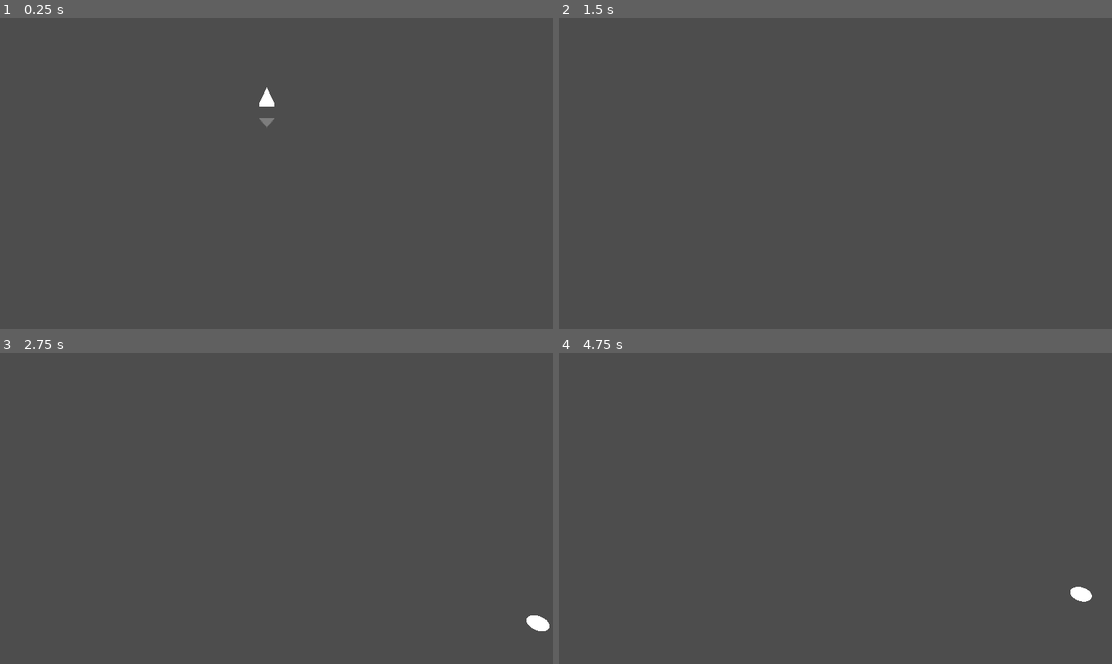
Above: before the commit, frames 1-4 (two rows, left to right).
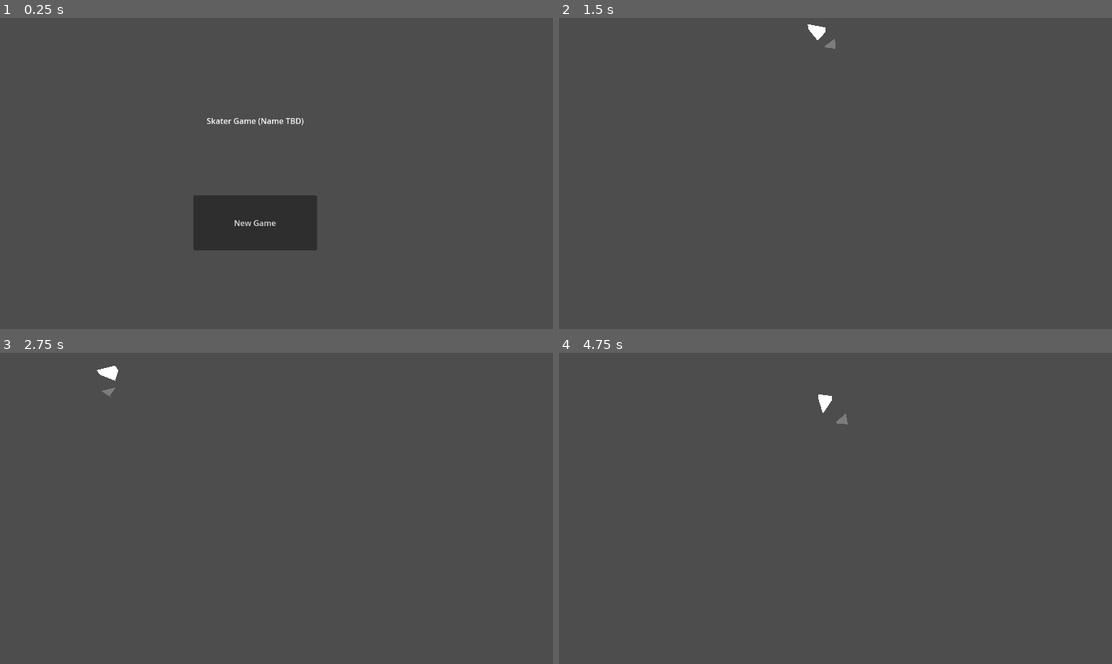
Above: after the commit, the same moments.

Repository: mtthwm/wildjamdec2024
Game: Godot game, scene res://Scenes/Homescreen/control.tscn
The game is run twice, just before and just after one commit, with the same random seed, the same clock (stepped at 60 frames per second) and the same inputs. Before the commit the project starts from res://Scenes/game.tscn.
Inputs (mouse positions are in pixels of both pictures, inside the frame that each line leads up to):
- Up to frame 1 (0.25 s): no input
- Up to frame 2 (1.5 s): click (813, 223) at 0.5 s, where only the run after the commit has a clickable "New Game"; tap Enter (ui_accept) at 1.25 s; move the mouse to (951, 161) at 1.27 s; hold A (a_pressed) from 1.28 s (still down)
- Up to frame 3 (2.75 s): tap Enter (ui_accept) at 1.52, 1.82, 2.27, 2.57 s; tap D (d_pressed) at 1.55, 2.1 s; move the mouse to (154, 530) at 2.02 s; release A (a_pressed) at 2.03 s; tap E (e_pressed) at 2.3 s
- Up to frame 4 (4.75 s): move the mouse to (885, 443) at 2.77 s; hold E (e_pressed) 2.78-3.53 s; tap Q (q_pressed) at 3.05, 3.6 s; move the mouse to (796, 576) at 3.52 s; tap Enter (ui_accept) at 3.77, 4.07, 4.52 s; tap S (s_pressed) at 3.8 s; move the mouse to (995, 561) at 4.27 s; hold S (s_pressed) from 4.28 s (still down); tap W (w_pressed) at 4.55 s

The runs differ from the first frame. In frame 1, 4.2% of the frame differs, in the area x 34-58%, y 22-75%; in frame 2, 0.1%; in frame 3, 0.3%; in frame 4, 0.3%.

Commit message:
Added a homescreen and collisions with a world boundary.

Diff:
--- /dev/null
+++ b/Scenes/Game/game.tscn
@@ -0,0 +1,43 @@
+[gd_scene load_steps=4 format=3 uid="uid://bq2yq6o38kab4"]
+
+[ext_resource type="PackedScene" uid="uid://deavkqm2skg1p" path="res://Scenes/Game/skater.tscn" id="2_pdlqr"]
+
+[sub_resource type="BoxShape3D" id="BoxShape3D_g2t2m"]
+size = Vector3(1, 1, 20)
+
+[sub_resource type="BoxShape3D" id="BoxShape3D_s03gr"]
+size = Vector3(1, 1, 20)
+
+[node name="Game" type="Node3D"]
+
+[node name="Skater" parent="." instance=ExtResource("2_pdlqr")]
+transform = Transform3D(1, 0, 0, 0, 1, 0, 0, 0, 1, 0.000661075, 0, -0.000576496)
+
+[node name="DirectionalLight3D" type="DirectionalLight3D" parent="."]
+transform = Transform3D(1, 0, 0, 0, 0.707107, 0.707107, 0, -0.707107, 0.707107, 0, 16, 6)
+
+[node name="StaticBody3D" type="StaticBody3D" parent="."]
+
+[node name="CollisionShape3D" type="CollisionShape3D" parent="StaticBody3D"]
+process_priority = 1
+process_physics_priority = 1
+transform = Transform3D(-4.37114e-08, 0, 1, 0, 1, 0, -1, 0, -4.37114e-08, 0, 0, -8)
+shape = SubResource("BoxShape3D_g2t2m")
+
+[node name="CollisionShape3D2" type="CollisionShape3D" parent="StaticBody3D"]
+process_priority = 1
+process_physics_priority = 1
+transform = Transform3D(1, 0, 0, 0, 1, 0, 0, 0, 1, -10, 0, 0)
+shape = SubResource("BoxShape3D_s03gr")
+
+[node name="CollisionShape3D3" type="CollisionShape3D" parent="StaticBody3D"]
+process_priority = 1
+process_physics_priority = 1
+transform = Transform3D(-4.37114e-08, 0, 1, 0, 1, 0, -1, 0, -4.37114e-08, 0, 0, 8)
+shape = SubResource("BoxShape3D_g2t2m")
+
+[node name="CollisionShape3D4" type="CollisionShape3D" parent="StaticBody3D"]
+process_priority = 1
+process_physics_priority = 1
+transform = Transform3D(1, 0, 0, 0, 1, 0, 0, 0, 1, 10, 0, 0)
+shape = SubResource("BoxShape3D_g2t2m")
--- /dev/null
+++ b/Scenes/Homescreen/button.gd
@@ -0,0 +1,15 @@
+extends Button
+
+var game = preload("res://Scenes/Game/game.tscn").instantiate()
+
+# Called when the node enters the scene tree for the first time.
+func _ready() -> void:
+	pressed.connect(_button_pressed)
+
+# Called every frame. 'delta' is the elapsed time since the previous frame.
+func _process(delta: float) -> void:
+	pass
+
+func _button_pressed() -> void:
+	get_tree().root.add_child(game)
+	get_tree().root.remove_child(get_parent())
--- /dev/null
+++ b/Scenes/Homescreen/control.tscn
@@ -0,0 +1,29 @@
+[gd_scene load_steps=2 format=3 uid="uid://ch38tj24ykpte"]
+
+[ext_resource type="Script" path="res://Scenes/Homescreen/button.gd" id="1_aypej"]
+
+[node name="Control" type="Control"]
+layout_mode = 3
+anchors_preset = 15
+anchor_right = 1.0
+anchor_bottom = 1.0
+grow_horizontal = 2
+grow_vertical = 2
+
+[node name="RichTextLabel" type="RichTextLabel" parent="."]
+layout_mode = 0
+offset_left = 455.0
+offset_top = 196.0
+offset_right = 656.0
+offset_bottom = 236.0
+text = "Skater Game (Name TBD)"
+
+[node name="Button" type="Button" parent="."]
+editor_description = "New Game"
+layout_mode = 0
+offset_left = 428.0
+offset_top = 358.0
+offset_right = 677.0
+offset_bottom = 469.0
+text = "New Game"
+script = ExtResource("1_aypej")
--- /dev/null
+++ b/Scenes/Homescreen/homescreen.tscn
@@ -0,0 +1,4 @@
+[gd_scene format=3 uid="uid://sdv170l1v0x2"]
+
+[node name="Window" type="Window"]
+auto_translate_mode = 1
--- a/Scenes/game.tscn
+++ /dev/null
@@ -1,10 +0,0 @@
-[gd_scene load_steps=2 format=3 uid="uid://bq2yq6o38kab4"]
-
-[ext_resource type="PackedScene" uid="uid://deavkqm2skg1p" path="res://Scenes/skater.tscn" id="1_q3yui"]
-
-[node name="Game" type="Node3D"]
-
-[node name="Skater" parent="." instance=ExtResource("1_q3yui")]
-
-[node name="DirectionalLight3D" type="DirectionalLight3D" parent="."]
-transform = Transform3D(1, 0, 0, 0, 0.707107, 0.707107, 0, -0.707107, 0.707107, 0, 16, 6)
--- a/Scripts/bullet.gd
+++ b/Scripts/bullet.gd
@@ -1,6 +1,6 @@
 extends Node3D
 
-const SPEED =20
+const SPEED = 20
 @onready var mesh: MeshInstance3D = $MeshInstance3D
 @onready var ray: RayCast3D = $RayCast3D
 @onready var timer: Timer = $Timer
--- a/Scripts/cursor.gd
+++ b/Scripts/cursor.gd
@@ -9,8 +9,7 @@
 
 
 
-var bullet = load("res://Scenes/bullet.tscn")
-var instance
+var bullet = load("res://Scenes/Game/bullet.tscn")
 
 
 # Called when the node enters the scene tree for the first time.
--- a/Scripts/skater.gd
+++ b/Scripts/skater.gd
@@ -1,51 +1,52 @@
 extends CharacterBody3D
 
-const SPEED = 10
-const TURN_SPEED = 0.05
+const SPEED = 8
+const TURN_SPEED = 0.08
 #const JUMP_VELOCITY = 4.5
 @onready var timer: Timer = $Timer
 @onready var playergun: RayCast3D = $aim/RayCast3D
 
-
-var bullet = load("res://Scenes/bullet.tscn")
-var instance
+var bullet = load("res://Scenes/Game/bullet.tscn")
+var pointer = velocity
 
 
 func _ready() -> void:
-	velocity.z = -1 * SPEED
-	timer.start()
+	pointer.z = -1 * SPEED
+	timer.start(0.2)
 
 # if 'direction' is +1, the character turns left a fixed amount.
 # if 'direction' is -1, the character turns right.
 func turn(direction: int) -> void:
 	rotate_y(direction * TURN_SPEED)
-	velocity.x = velocity.rotated(Vector3.UP, direction * TURN_SPEED).x
-	velocity.z = velocity.rotated(Vector3.UP, direction * TURN_SPEED).z
+	pointer.x = pointer.rotated(Vector3.UP, direction * TURN_SPEED).x
+	pointer.z = pointer.rotated(Vector3.UP, direction * TURN_SPEED).z
 
 # controls the movement of the character. key inputs control turns.
 func _physics_process(delta: float) -> void:
-	velocity = velocity.normalized() * SPEED
+	velocity = pointer.normalized() * SPEED
+
+	print(velocity)
 
 	if Input.is_action_pressed("w_pressed", false):
-		if velocity.angle_to(Vector3(-1,0,0)) > PI/2:
+		if pointer.angle_to(Vector3(-1,0,0)) > PI/2:
 			turn(1)
 		else:
 			turn(-1)
 
 	if Input.is_action_pressed("a_pressed", false):
-		if velocity.angle_to(Vector3(0,0,1)) > PI/2:
+		if pointer.angle_to(Vector3(0,0,1)) > PI/2:
 			turn(1)
 		else:
 			turn(-1)
 
 	if Input.is_action_pressed("s_pressed", false):
-		if velocity.angle_to(Vector3(1,0,0)) > PI/2:
+		if pointer.angle_to(Vector3(1,0,0)) > PI/2:
 			turn(1)
 		else:
 			turn(-1)
 
 	if Input.is_action_pressed("d_pressed", false):
-		if velocity.angle_to(Vector3(0,0,-1)) > PI/2:
+		if pointer.angle_to(Vector3(0,0,-1)) > PI/2:
 			turn(1)
 		else:
 			turn(-1)
@@ -56,19 +57,14 @@
 	if Input.is_action_pressed("e_pressed", false):
 		turn(-1)
 
-
-
-#Shoot
-	if timer.is_stopped():
-		instance = bullet.instantiate()
+	#Shoot
+	if (Input.is_action_just_released("left_mouse_click", false)
+	&& timer.is_stopped()):
+		var instance = bullet.instantiate()
 		instance.position = playergun.global_position
 		instance.transform.basis = playergun.global_transform.basis
 		get_parent().add_child(instance)
-		timer.start()
-
-
-
-
+		timer.start(0.2)
 
 	#  # Add the gravity.
 	#  if not is_on_floor():
--- a/Skater.gd
+++ /dev/null
@@ -1,59 +0,0 @@
-extends CharacterBody3D
-
-const SPEED = 10
-const TURN_SPEED = 0.05
-#const JUMP_VELOCITY = 4.5
-
-func _ready() -> void:
-	velocity.z = -1 * SPEED
-
-# if 'direction' is +1, the character turns left a fixed amount.
-# if 'direction' is -1, the character turns right.
-func turn(direction: int) -> void:
-	rotate_y(direction * TURN_SPEED)
-	velocity.x = velocity.rotated(Vector3.UP, direction * TURN_SPEED).x
-	velocity.z = velocity.rotated(Vector3.UP, direction * TURN_SPEED).z
-
-# controls the movement of the character. key inputs control turns.
-func _physics_process(delta: float) -> void:
-	velocity = velocity.normalized() * SPEED
-
-	if Input.is_action_pressed("w_pressed", false):
-		if velocity.angle_to(Vector3(-1,0,0)) > PI/2:
-			turn(1)
-		else:
-			turn(-1)
-
-	if Input.is_action_pressed("a_pressed", false):
-		if velocity.angle_to(Vector3(0,0,1)) > PI/2:
-			turn(1)
-		else:
-			turn(-1)
-
-	if Input.is_action_pressed("s_pressed", false):
-		if velocity.angle_to(Vector3(1,0,0)) > PI/2:
-			turn(1)
-		else:
-			turn(-1)
-
-	if Input.is_action_pressed("d_pressed", false):
-		if velocity.angle_to(Vector3(0,0,-1)) > PI/2:
-			turn(1)
-		else:
-			turn(-1)
-
-	if Input.is_action_pressed("q_pressed", false):
-		turn(1)
-
-	if Input.is_action_pressed("e_pressed", false):
-		turn(-1)
-
-	#  # Add the gravity.
-	#  if not is_on_floor():
-	#  	velocity += get_gravity() * delta
-
-	#  # Handle jump.
-	#  if Input.is_action_just_pressed("ui_accept") and is_on_floor():
-	#  	velocity.y = JUMP_VELOCITY
-
-	move_and_slide()
--- a/node_3d.gd
+++ /dev/null
@@ -1,11 +0,0 @@
-extends Node3D
-
-
-# Called when the node enters the scene tree for the first time.
-func _ready() -> void:
-	pass # Replace with function body.
-
-
-# Called every frame. 'delta' is the elapsed time since the previous frame.
-func _process(delta: float) -> void:
-	pass
--- a/project.godot
+++ b/project.godot
@@ -11,7 +11,7 @@
 [application]
 
 config/name="WildJamDec2024"
-run/main_scene="res://Scenes/game.tscn"
+run/main_scene="res://Scenes/Homescreen/control.tscn"
 config/features=PackedStringArray("4.3", "GL Compatibility")
 config/icon="res://icon.svg"
 
@@ -47,6 +47,11 @@
 "events": [Object(InputEventKey,"resource_local_to_scene":false,"resource_name":"","device":-1,"window_id":0,"alt_press …(192 unchanged characters)…
 ]
 }
+left_mouse_click={
+"deadzone": 0.5,
+"events": [Object(InputEventMouseButton,"resource_local_to_scene":false,"resource_name":"","device":-1,"window_id":0,"alt_pressed":false,"shift_pressed":false,"ctrl_pressed":false,"meta_pressed":false,"button_mask":0,"position":Vector2(0, 0),"global_position":Vector2(0, 0),"factor":1.0,"button_index":1,"canceled":false,"pressed":false,"double_click":false,"script":null)
+]
+}
 
 [rendering]
 
Renamed: Scenes/bullet.tscn -> Scenes/Game/bullet.tscn
Renamed: Scenes/skater.tscn -> Scenes/Game/skater.tscn
Renamed: Scenes/MattTest.tscn -> Scenes/GingerbreadEnemy/MattTest.tscn
